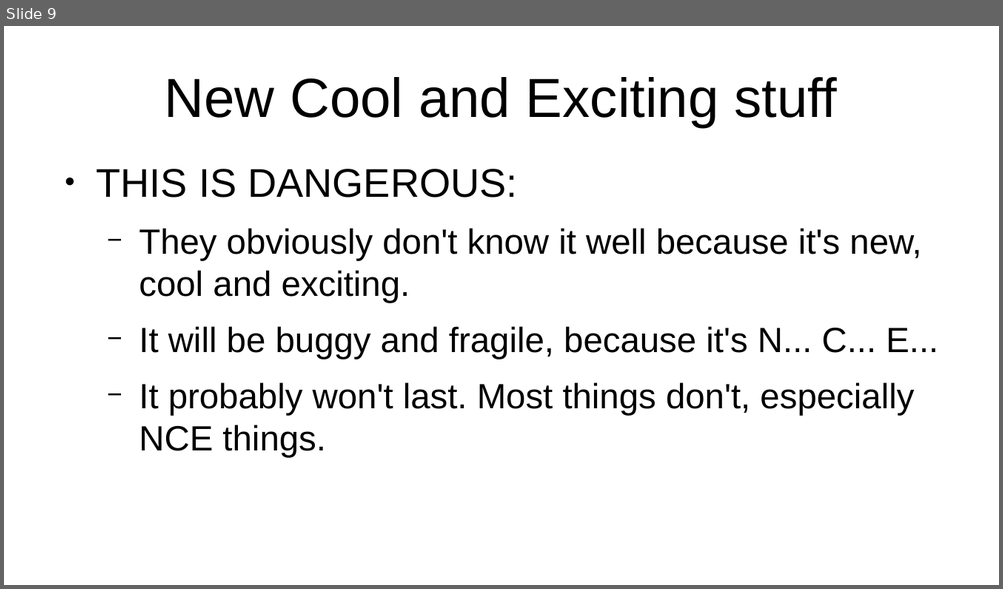
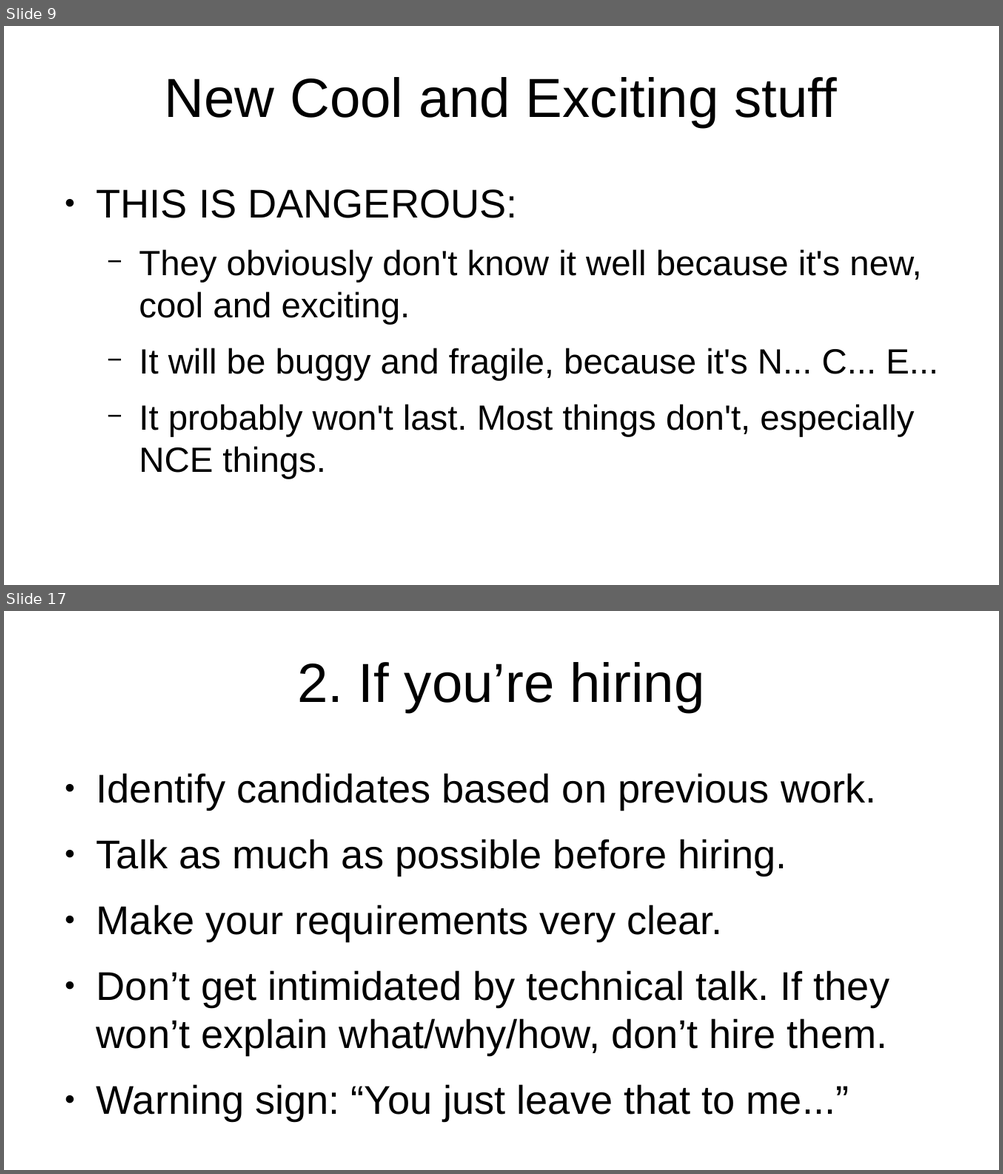
Before and after one commit to projectEndings/Endings, a slide deck: presentations/dhsi2019/talk_to_your_programmer.odp. Shown one above the other, each under a label of ours: slide 9 before the commit, slides 9 and 17 after it; the slides between them are not shown. The pictures are 1003x589 and 1003x1174 pixels, drawn with LibreOffice and Linux fonts; fonts in the diff are those of the drawing. Boxes give left, top, right and bottom in pixels: in the first picture for what was removed or moved away, otherwise in the second. Text is boxed around its words. In the diff, an @@ line names an element or a change of style, - is before the commit and + after.

```diff
--- a/presentations/dhsi2019/talk_to_your_programmer.odp
+++ b/presentations/dhsi2019/talk_to_your_programmer.odp
@@ slide 17 added at [4,611,999,1170], background #FFFFFF @@
@@ title added at [297,662,704,712], 44 pt, text #000000 @@
+2. If you’re hiring
@@ text added at [96,773,889,1122], 32 pt, text #000000 @@
+● Identify candidates based on previous work.
+● Talk as much as possible before hiring.
+● Make your requirements very clear.
+● Don’t get intimidated by technical talk. If they won’t explain what/why/how, don’t hire them.
+● Warning sign: “You just leave that to me...”
@@ slide 9 changed as well @@
@@ text "THIS IS DANGEROUS:": place and size @@
-text "THIS IS DANGEROUS:" at [96,169,938,458]
+text "THIS IS DANGEROUS:" at [96,190,938,479]
```
Also in this commit, not shown: 7 other slides changed, 9 other slides added.
